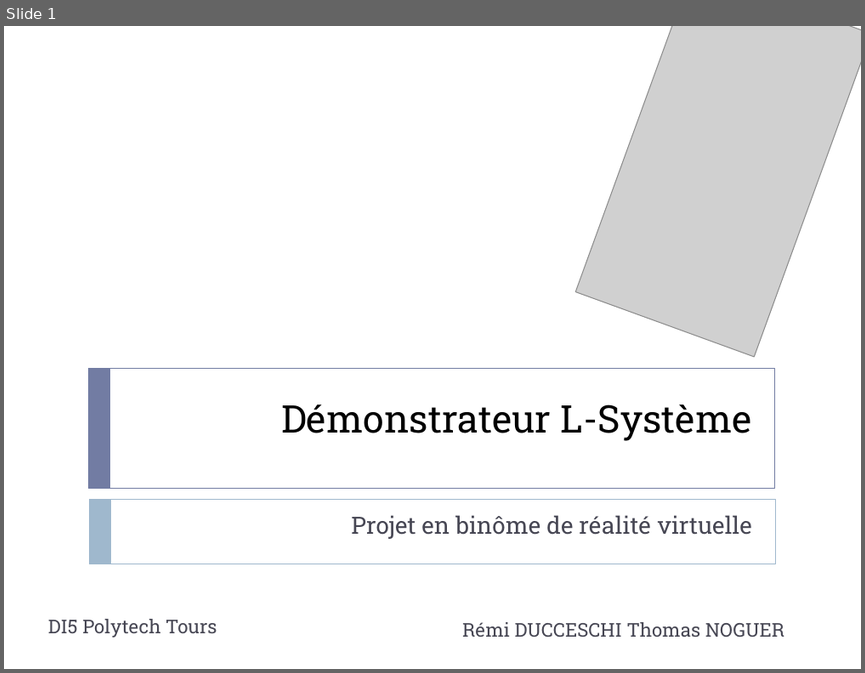
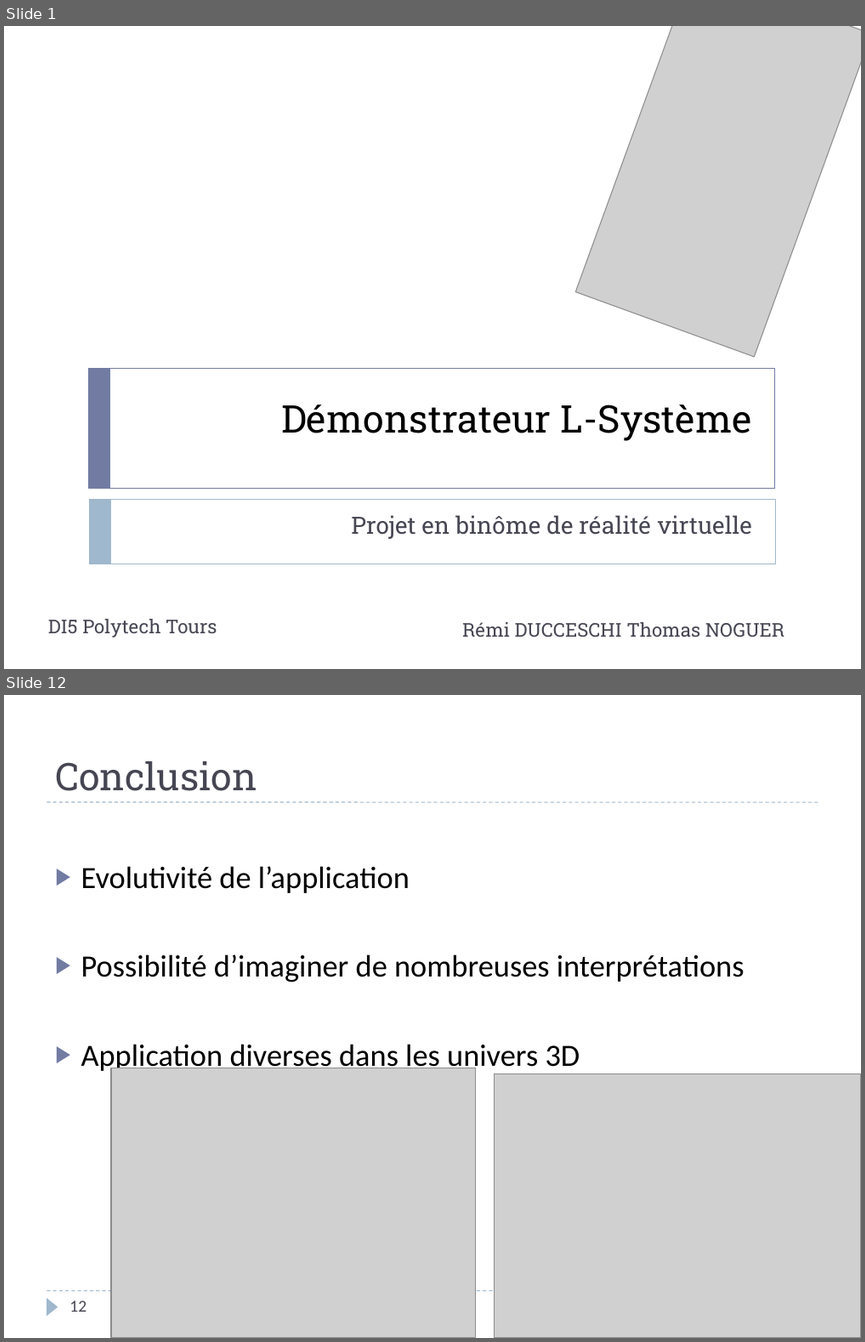
Before and after one commit to Cepheus/L-Systems, a slide deck: doc/Rapport/Présentation.pptx. Shown one above the other, each under a label of ours: slide 1 before the commit, slides 1 and 12 after it; the slides between them are not shown. The pictures are 865x673 and 865x1342 pixels, drawn with LibreOffice and Linux fonts; fonts in the diff are those of the drawing; grey boxes stand for pictures. Boxes give left, top, right and bottom in pixels: in the first picture for what was removed or moved away, otherwise in the second. Text is boxed around its words. In the diff, an @@ line names an element or a change of style, - is before the commit and + after.

```diff
--- a/doc/Rapport/Présentation.pptx
+++ b/doc/Rapport/Présentation.pptx
@@ slide 12 added at box(4, 695, 861, 1338), background #FFFFFF @@
@@ title added at box(55, 761, 256, 791), 32 pt, text #464653 @@
+Conclusion
@@ line added from (46, 802) to (818, 802), #9FB8CD 0.75 pt dashed @@
@@ text added at box(81, 866, 744, 1072), 26 pt, text #000000 @@
+▶ Evolutivité de l’application
+▶ Possibilité d’imaginer de nombreuses interprétations
+▶ Application diverses dans les univers 3D
@@ picture added at box(111, 1067, 475, 1338) @@
@@ picture added at box(494, 1074, 861, 1338) @@
@@ line added from (46, 1291) to (818, 1291), #9FB8CD 0.75 pt dashed @@
@@ triangle added at box(46, 1298, 58, 1315), fill #9FB8CD @@
@@ page number added at box(69, 1300, 86, 1311), 14 pt, text #464653 @@
+12
```
Also in this commit, not shown: 10 slides changed, 1 slide removed.
